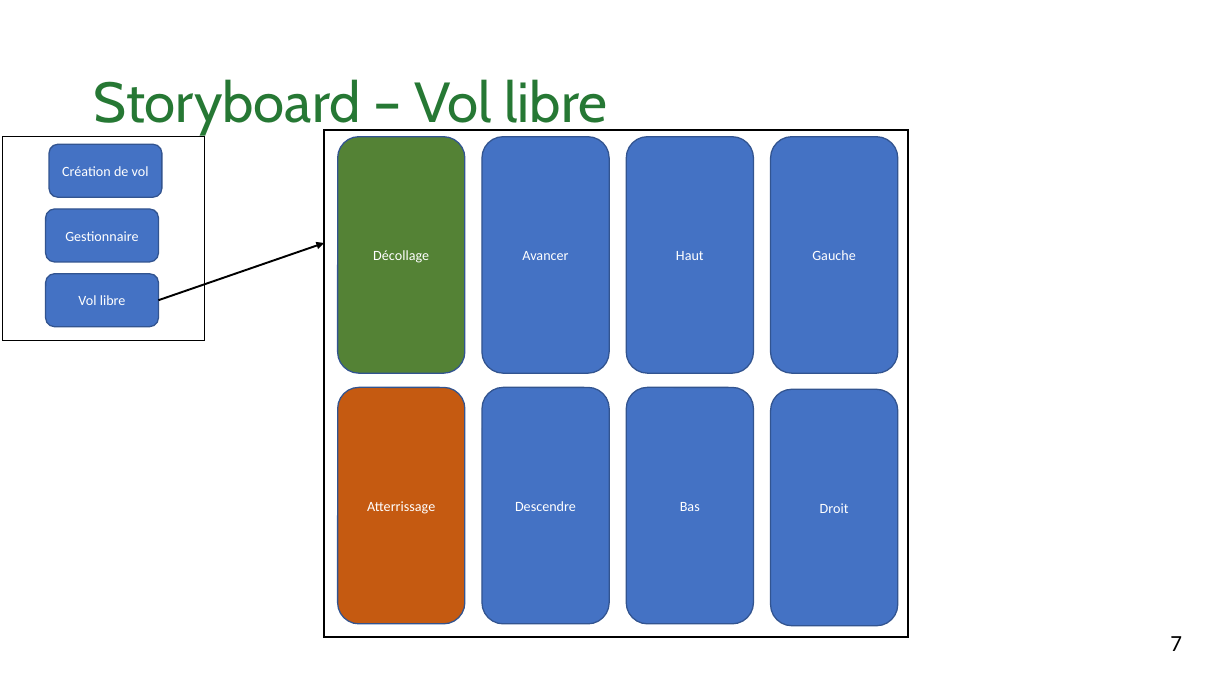
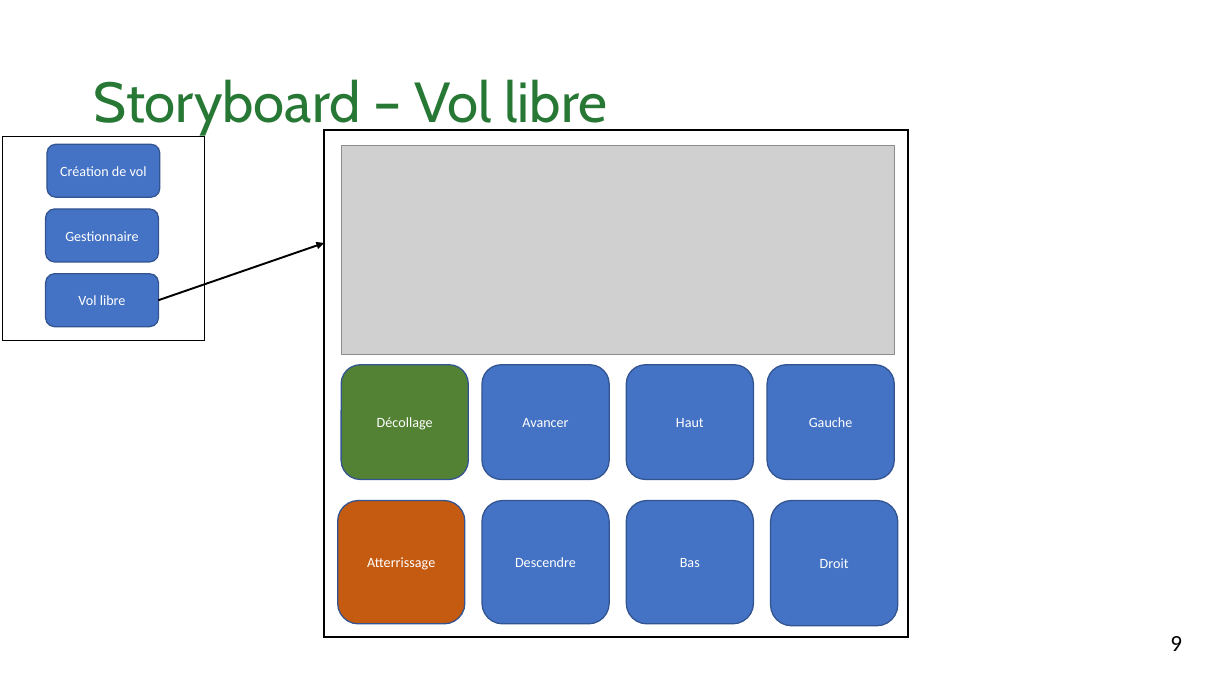
Before and after one commit to DenizSungurtekin/droneProgrammer, a slide deck: slide 9 of Documentation/presentation_3/presentation_3.pptx. Drawn at 1232x693 pixels with LibreOffice and Linux fonts; fonts in the diff are those of the drawing; grey boxes stand for pictures. Boxes give left, top, right and bottom in pixels: in the first picture for what was removed or moved away, otherwise in the second. Text is boxed around its words. In the diff, an @@ line names an element or a change of style, - is before the commit and + after.

```diff
--- a/Documentation/presentation_3/presentation_3.pptx
+++ b/Documentation/presentation_3/presentation_3.pptx
@@ picture added at (341, 145, 895, 354) @@
@@ rounded rectangle "Décollage": place and size @@
-rounded rectangle "Décollage" at (337, 137, 465, 373)
+rounded rectangle "Décollage" at (341, 365, 469, 480)
@@ rounded rectangle "Avancer": place and size @@
-rounded rectangle "Avancer" at (482, 137, 610, 373)
+rounded rectangle "Avancer" at (482, 365, 610, 480)
@@ rounded rectangle "Haut": place and size @@
-rounded rectangle "Haut" at (627, 137, 754, 373)
+rounded rectangle "Haut" at (627, 365, 754, 480)
@@ rounded rectangle "Gauche": place and size @@
-rounded rectangle "Gauche" at (771, 137, 898, 373)
+rounded rectangle "Gauche" at (767, 365, 895, 480)
@@ rounded rectangle "Atterrissage": place and size @@
-rounded rectangle "Atterrissage" at (337, 387, 465, 624)
+rounded rectangle "Atterrissage" at (337, 501, 465, 624)
@@ rounded rectangle "Descendre": place and size @@
-rounded rectangle "Descendre" at (482, 387, 610, 624)
+rounded rectangle "Descendre" at (482, 501, 610, 624)
@@ rounded rectangle "Bas": place and size @@
-rounded rectangle "Bas" at (627, 387, 754, 624)
+rounded rectangle "Bas" at (627, 501, 754, 624)
@@ rounded rectangle "Droit": place and size @@
-rounded rectangle "Droit" at (771, 389, 898, 626)
+rounded rectangle "Droit" at (771, 501, 898, 626)
@@ text at (1170, 636, 1182, 651): text changed @@
-7
+9
```
Also in this commit, not shown: 6 other slides changed, 2 slides added.
